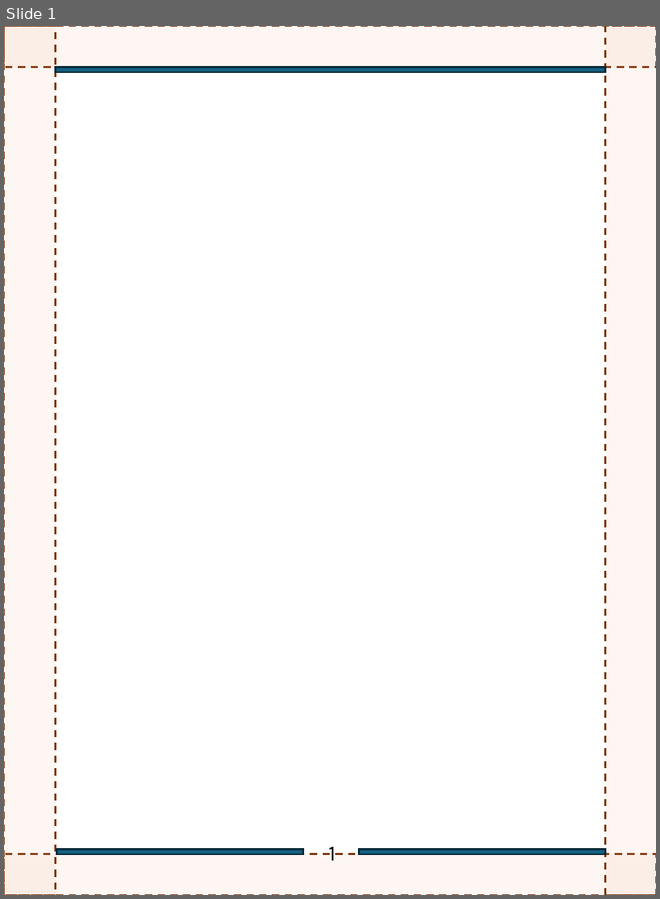
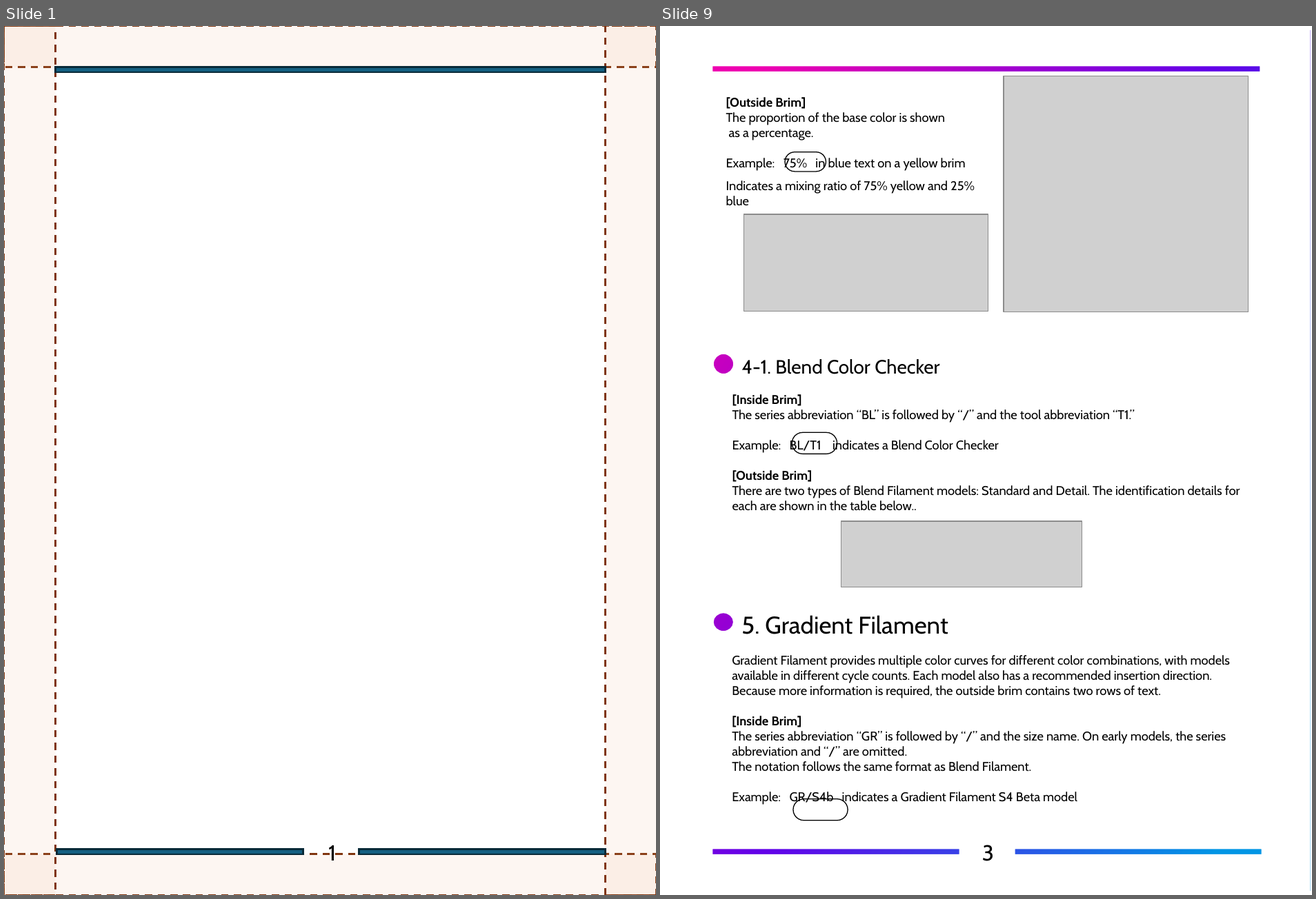
Before and after one commit to FlexChromaHQ/FlexChroma, a slide deck: Documents/Original/FlexChroam_Brim_Information_Guide-EN.pptx. Shown side by side, each under a label of ours: slide 1 before the commit, slides 1 and 9 after it; the slides between them are not shown. The pictures are 660x899 and 1316x899 pixels, drawn with LibreOffice and Linux fonts; fonts in the diff are those of the drawing; grey boxes stand for pictures. Boxes give left, top, right and bottom in pixels: in the first picture for what was removed or moved away, otherwise in the second. Text is boxed around its words. In the diff, an @@ line names an element or a change of style, - is before the commit and + after.

```diff
--- a/Documents/Original/FlexChroam_Brim_Information_Guide-EN.pptx
+++ b/Documents/Original/FlexChroam_Brim_Information_Guide-EN.pptx
@@ slide 9 added at [660,26,1312,895], background #FFFFFF @@
@@ freeform shape added at [660,27,1310,895], fill #FFFFFF @@
@@ rectangle added at [666,30,1311,891], fill gradient #EE00B0 to #6200E8 to #0095E5 @@
@@ picture added at [1004,76,1248,312] @@
@@ text added at [726,97,975,205], 10.5 pt, text #000000 @@
+[Outside Brim]
+The proportion of the base color is shown
+as a percentage.
+Example: 75% in blue text on a yellow brim
+Indicates a mixing ratio of 75% yellow and 25% blue
@@ rounded rectangle added at [785,152,826,171], outline #000000 0.75 pt @@
@@ picture added at [743,214,988,312] @@
@@ text added at [742,359,939,374], 16 pt, text #000000 @@
+4-1. Blend Color Checker
@@ text added at [732,394,1240,511], 10.5 pt, text #000000 @@
+[Inside Brim]
+The series abbreviation “BL” is followed by “/” and the tool abbreviation “T1.”
+Example: BL/T1 indicates a Blend Color Checker
+[Outside Brim]
+There are two types of Blend Filament models: Standard and Detail. The identification details for each are shown in the table below..
@@ rounded rectangle added at [792,433,837,454], outline #000000 0.75 pt @@
@@ picture added at [841,521,1082,588] @@
@@ text added at [741,615,948,635], 20 pt, text #000000 @@
+5. Gradient Filament
@@ text added at [732,655,1230,805], 10.5 pt, text #000000 @@
+Gradient Filament provides multiple color curves for different color combinations, with models available in different cycle counts. Each model also has a recommended insertion direction.
+Because more information is required, the outside brim contains two rows of text.
+[Inside Brim]
+The series abbreviation “GR” is followed by “/” and the size name. On early models, the series abbreviation and “/” are omitted.
+The notation follows the same format as Blend Filament.
+Example: GR/S4b indicates a Gradient Filament S4 Beta model
@@ rounded rectangle added at [793,799,848,821], outline #000000 0.75 pt @@
@@ text added at [982,845,994,862], 18 pt, text #000000 @@
+3
@@ slide 1 changed as well @@
@@ text "1" at [328,846,336,861]: font Karla to Cabin @@
```
Also in this commit, not shown: 4 other slides changed, 5 other slides added, 2 slides removed, 2 other files.
